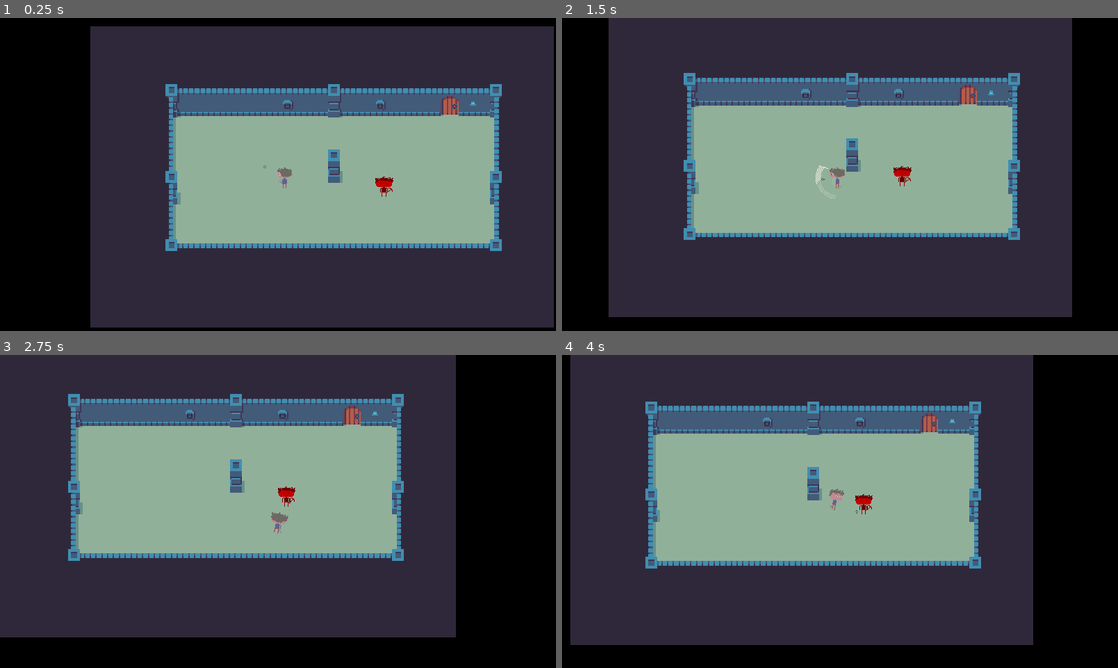
Above: before the commit, frames 1-4 (two rows, left to right).
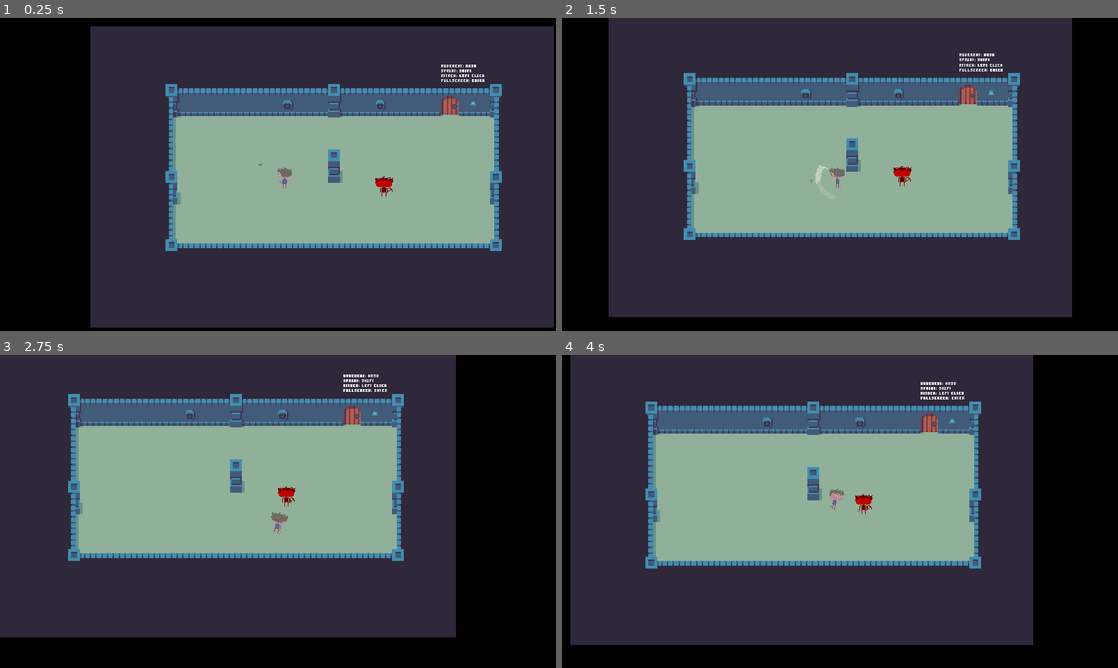
Above: after the commit, the same moments.

Repository: FrankJRix/minorman-game
Game: Godot game, scene res://levels/TemplateLevel.tscn
The game is run twice, just before and just after one commit, with the same random seed, the same clock (stepped at 60 frames per second) and the same inputs.
Inputs (mouse positions are in pixels of both pictures, inside the frame that each line leads up to):
- Up to frame 1 (0.25 s): no input
- Up to frame 2 (1.5 s): tap Enter (test_fullscreen) at 0.5 s; move the mouse to (962, 158) at 0.52 s; press the mouse at (962, 158) at 0.53 s; hold D (move_east) 0.53-1.28 s; move the mouse to (728, 190) at 1.27 s; release the mouse at (728, 190) at 1.28 s; hold S (move_south) from 1.28 s (still down); click (728, 190) at 1.35 s
- Up to frame 3 (2.75 s): move the mouse to (333, 442) at 2.02 s; release S (move_south) at 2.03 s; hold D (move_east) from 2.03 s (still down); hold Shift (sprint) from 2.03 s (still down); click (333, 442) at 2.3 s
- Up to frame 4 (4 s): move the mouse to (812, 574) at 2.77 s; release D (move_east) at 2.78 s; release Shift (sprint) at 2.78 s; hold W (move_north) 2.78-3.53 s; click (812, 574) at 2.85 s; move the mouse to (1006, 558) at 3.52 s; press the mouse at (1006, 558) at 3.53 s; hold A (move_west) from 3.53 s (still down)

The runs differ from the first frame. In frame 1, 0.2% of the frame differs, in the area x 46-88%, y 14-48%; in frame 2, 0.2%; in frame 3, 0.2%; in frame 4, 0.2%, in the area x 52-73%, y 8-51%.

Commit message:
Tutorialino.

Diff:
--- a/00_MinorMan/characters/player/Norman.gd
+++ b/00_MinorMan/characters/player/Norman.gd
@@ -1,25 +1,13 @@
-extends KinematicBody2D
+extends Entity
 
 const MAX_SPEED = 500
 const SPRINT_MULTIPLIER = 1.5
-const WEST_TRESHOLD = PI * 7/8
-const SW_TRESHOLD = PI * 5/8
-const SOUTH_TRESHOLD = PI * 3/8
-const SE_TRESHOLD = PI * 1/8
-const EAST_TRESHOLD = PI * -1/8
-const NE_TRESHOLD = PI * -3/8
-const NORTH_TRESHOLD = PI * -5/8
-const NW_TRESHOLD = PI * -7/8
 
 const CROSSHAIR_DISTANCE = 200
-const CROSSHAIR_SMOOTHING = 0.1
+const CROSSHAIR_SMOOTHING = 0.2
 const CAMERA_TRESHOLD = 150
 const CAMERA_SMOOTHING = 0.02
 const CAMERA_RESET_SMOOTHING = 0.01
-
-enum SECTOR {WEST, SOUTHWEST, SOUTH, SOUTHEAST, EAST, NORTHEAST, NORTH, NORTHWEST}
-enum DIRECTION_MODE {EIGHT, FOUR}
-
 
 onready var crosshair = $Crosshair
 onready var camera = $Camera2D
@@ -41,93 +29,3 @@
 		camera.position = camera.position.linear_interpolate(new_position, CAMERA_SMOOTHING)
 	else:
 		camera.position = camera.position.linear_interpolate(Vector2.ZERO, CAMERA_RESET_SMOOTHING)
-
-
-
-# Libreria funzioni utili.
-# Creare un classe Entity con queste?
-func check_orientation_sector(angle):
-	var sector
-
-	if angle >= WEST_TRESHOLD:
-		sector = SECTOR.WEST
-	elif angle >= SW_TRESHOLD:
-		sector = SECTOR.SOUTHWEST
-	elif angle >= SOUTH_TRESHOLD:
-		sector = SECTOR.SOUTH
-	elif angle >= SE_TRESHOLD:
-		sector = SECTOR.SOUTHEAST
-	elif angle >= EAST_TRESHOLD:
-		sector = SECTOR.EAST
-	elif angle >= NE_TRESHOLD:
-		sector = SECTOR.NORTHEAST
-	elif angle >= NORTH_TRESHOLD:
-		sector = SECTOR.NORTH
-	elif angle >= NW_TRESHOLD:
-		sector = SECTOR.NORTHWEST
-	else:
-		sector = SECTOR.WEST
-
-	return sector
-
-
-func look_at_sector_w_anim(sector, animation, direction_mode = DIRECTION_MODE.EIGHT):
-	match direction_mode:
-		DIRECTION_MODE.EIGHT:
-			look_eight(sector, animation)
-		DIRECTION_MODE.FOUR:
-			look_four(sector, animation)
-
-
-func look_eight(sector, animation):
-	match sector:
-		SECTOR.WEST:
-			$SpriteSheetAnim.play(animation + "_west")
-		SECTOR.SOUTHWEST:
-			$SpriteSheetAnim.play(animation + "_sw")
-		SECTOR.SOUTH:
-			$SpriteSheetAnim.play(animation + "_south")
-		SECTOR.SOUTHEAST:
-			$SpriteSheetAnim.play(animation + "_se")
-		SECTOR.EAST:
-			$SpriteSheetAnim.play(animation + "_east")
-		SECTOR.NORTHEAST:
-			$SpriteSheetAnim.play(animation + "_ne")
-		SECTOR.NORTH:
-			$SpriteSheetAnim.play(animation + "_north")
-		SECTOR.NORTHWEST:
-			$SpriteSheetAnim.play(animation + "_nw")
-
-
-func look_four(sector, animation):
-	match sector:
-		SECTOR.WEST:
-			$SpriteSheetAnim.play(animation + "_west")
-		SECTOR.SOUTHWEST:
-			$SpriteSheetAnim.play(animation + "_south")
-		SECTOR.SOUTH:
-			$SpriteSheetAnim.play(animation + "_south")
-		SECTOR.SOUTHEAST:
-			$SpriteSheetAnim.play(animation + "_east")
-		SECTOR.EAST:
-			$SpriteSheetAnim.play(animation + "_east")
-		SECTOR.NORTHEAST:
-			$SpriteSheetAnim.play(animation + "_north")
-		SECTOR.NORTH:
-			$SpriteSheetAnim.play(animation + "_north")
-		SECTOR.NORTHWEST:
-			$SpriteSheetAnim.play(animation + "_west")
-
-
-func take_damage(attacker, amount, effect=null):
-	if self.is_a_parent_of(attacker):
-		return
-	if self.has_node("States/Stagger"):
-		$States/Stagger.knockback_direction = (attacker.global_position - global_position).normalized() # è un'idea, da valutare
-	$Health.take_damage(amount, effect) # da inserire, eventualmente nella classe Entity
-
-
-func set_dead(value):
-	set_process_input(not value)
-	set_physics_process(not value)
-	$CollisionShape2D.disabled = value
--- /dev/null
+++ b/00_MinorMan/classes/entity/Entity.gd
@@ -0,0 +1,101 @@
+extends KinematicBody2D
+
+class_name Entity
+
+const WEST_TRESHOLD = PI * 7/8
+const SW_TRESHOLD = PI * 5/8
+const SOUTH_TRESHOLD = PI * 3/8
+const SE_TRESHOLD = PI * 1/8
+const EAST_TRESHOLD = PI * -1/8
+const NE_TRESHOLD = PI * -3/8
+const NORTH_TRESHOLD = PI * -5/8
+const NW_TRESHOLD = PI * -7/8
+
+enum SECTOR {WEST, SOUTHWEST, SOUTH, SOUTHEAST, EAST, NORTHEAST, NORTH, NORTHWEST}
+enum DIRECTION_MODE {EIGHT, FOUR}
+
+func check_orientation_sector(angle):
+	var sector
+
+	if angle >= WEST_TRESHOLD:
+		sector = SECTOR.WEST
+	elif angle >= SW_TRESHOLD:
+		sector = SECTOR.SOUTHWEST
+	elif angle >= SOUTH_TRESHOLD:
+		sector = SECTOR.SOUTH
+	elif angle >= SE_TRESHOLD:
+		sector = SECTOR.SOUTHEAST
+	elif angle >= EAST_TRESHOLD:
+		sector = SECTOR.EAST
+	elif angle >= NE_TRESHOLD:
+		sector = SECTOR.NORTHEAST
+	elif angle >= NORTH_TRESHOLD:
+		sector = SECTOR.NORTH
+	elif angle >= NW_TRESHOLD:
+		sector = SECTOR.NORTHWEST
+	else:
+		sector = SECTOR.WEST
+
+	return sector
+
+
+func look_at_sector_w_anim(sector, animation, direction_mode = DIRECTION_MODE.EIGHT):
+	match direction_mode:
+		DIRECTION_MODE.EIGHT:
+			look_eight(sector, animation)
+		DIRECTION_MODE.FOUR:
+			look_four(sector, animation)
+
+
+func look_eight(sector, animation):
+	match sector:
+		SECTOR.WEST:
+			$SpriteSheetAnim.play(animation + "_west")
+		SECTOR.SOUTHWEST:
+			$SpriteSheetAnim.play(animation + "_sw")
+		SECTOR.SOUTH:
+			$SpriteSheetAnim.play(animation + "_south")
+		SECTOR.SOUTHEAST:
+			$SpriteSheetAnim.play(animation + "_se")
+		SECTOR.EAST:
+			$SpriteSheetAnim.play(animation + "_east")
+		SECTOR.NORTHEAST:
+			$SpriteSheetAnim.play(animation + "_ne")
+		SECTOR.NORTH:
+			$SpriteSheetAnim.play(animation + "_north")
+		SECTOR.NORTHWEST:
+			$SpriteSheetAnim.play(animation + "_nw")
+
+
+func look_four(sector, animation):
+	match sector:
+		SECTOR.WEST:
+			$SpriteSheetAnim.play(animation + "_west")
+		SECTOR.SOUTHWEST:
+			$SpriteSheetAnim.play(animation + "_south")
+		SECTOR.SOUTH:
+			$SpriteSheetAnim.play(animation + "_south")
+		SECTOR.SOUTHEAST:
+			$SpriteSheetAnim.play(animation + "_east")
+		SECTOR.EAST:
+			$SpriteSheetAnim.play(animation + "_east")
+		SECTOR.NORTHEAST:
+			$SpriteSheetAnim.play(animation + "_north")
+		SECTOR.NORTH:
+			$SpriteSheetAnim.play(animation + "_north")
+		SECTOR.NORTHWEST:
+			$SpriteSheetAnim.play(animation + "_west")
+
+
+func take_damage(attacker, amount, effect=null):
+	if self.is_a_parent_of(attacker):
+		return
+	if self.has_node("States/Stagger"):
+		$States/Stagger.knockback_direction = (attacker.global_position - global_position).normalized() # è un'idea, da valutare
+	$Health.take_damage(amount, effect) # da inserire, eventualmente nella classe Entity
+
+
+func set_dead(value):
+	set_process_input(not value)
+	set_physics_process(not value)
+	$CollisionShape2D.disabled = value
--- /dev/null
+++ b/00_MinorMan/classes/entity/Entity.tscn
@@ -0,0 +1,17 @@
+[gd_scene load_steps=3 format=2]
+
+[ext_resource path="res://classes/entity/Entity.gd" type="Script" id=1]
+
+[sub_resource type="CircleShape2D" id=1]
+
+[node name="Entity" type="KinematicBody2D"]
+script = ExtResource( 1 )
+
+[node name="CollisionShape2D" type="CollisionShape2D" parent="."]
+shape = SubResource( 1 )
+
+[node name="Spritesheet" type="AnimationPlayer" parent="."]
+
+[node name="Cutout" type="AnimationPlayer" parent="."]
+
+[node name="Sprite" type="Sprite" parent="."]
--- a/00_MinorMan/levels/TemplateLevel.tscn
+++ b/00_MinorMan/levels/TemplateLevel.tscn
@@ -1,9 +1,14 @@
-[gd_scene load_steps=5 format=2]
+[gd_scene load_steps=7 format=2]
 
 [ext_resource path="res://placeholder_assets/tilesets/dungeon_tileset.tres" type="TileSet" id=1]
 [ext_resource path="res://characters/player/Norman.tscn" type="PackedScene" id=2]
 [ext_resource path="res://characters/enemies/TestEnemy.tscn" type="PackedScene" id=3]
 [ext_resource path="res://levels/TemplateLevel.gd" type="Script" id=4]
+[ext_resource path="res://placeholder_assets/font/sharp_retro/sharp_retro.ttf" type="DynamicFontData" id=5]
+
+[sub_resource type="DynamicFont" id=1]
+size = 36
+font_data = ExtResource( 5 )
 
 [node name="TemplateLevel" type="Node2D"]
 script = ExtResource( 4 )
@@ -40,3 +45,21 @@
 tile_set = ExtResource( 1 )
 cell_size = Vector2( 16, 16 )
 format = 1
+
+[node name="Node2D" type="Node2D" parent="."]
+position = Vector2( 2250.12, 1046.68 )
+z_index = 20
+
+[node name="Label" type="Label" parent="Node2D"]
+margin_left = 328.912
+margin_top = 8.16455
+margin_right = 614.912
+margin_bottom = 137.165
+custom_fonts/font = SubResource( 1 )
+text = "Movement: WASD
+Sprint: shift
+attack: left click
+fullscreen: enter"
+__meta__ = {
+"_edit_use_anchors_": false
+}
--- a/00_MinorMan/project.godot
+++ b/00_MinorMan/project.godot
@@ -9,6 +9,11 @@
 config_version=4
 
 _global_script_classes=[ {
+"base": "KinematicBody2D",
+"class": "Entity",
+"language": "GDScript",
+"path": "res://classes/entity/Entity.gd"
+}, {
 "base": "MotionState",
 "class": "GroundMotionState",
 "language": "GDScript",
@@ -35,6 +40,7 @@
 "path": "res://classes/state_machine/state_machine.gd"
 } ]
 _global_script_class_icons={
+"Entity": "",
 "GroundMotionState": "",
 "MotionState": "",
 "MotionStateRef": "",
Binary file added: 00_MinorMan/placeholder_assets/font/sharp_retro/sharp_retro.ttf
